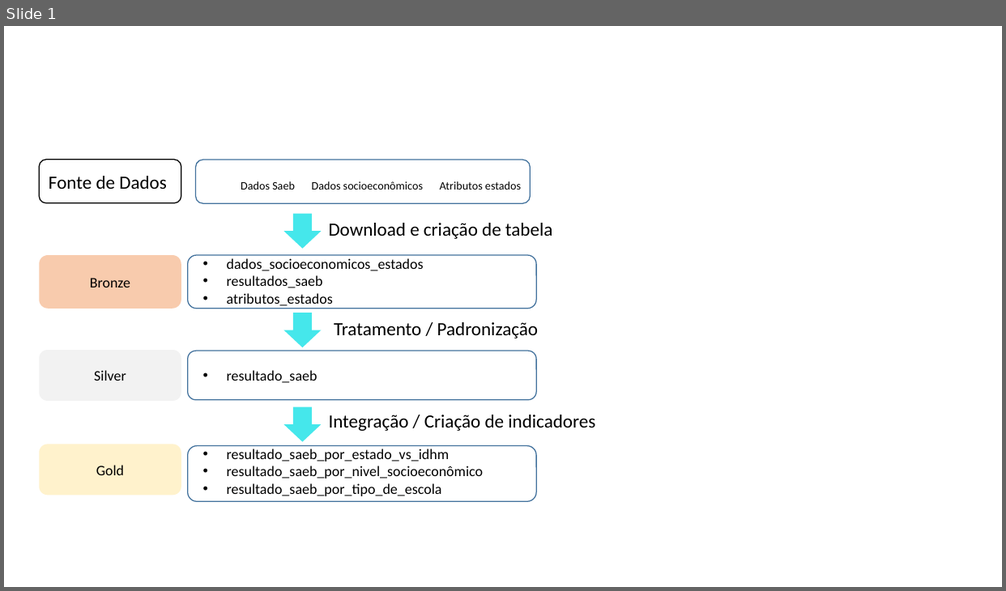
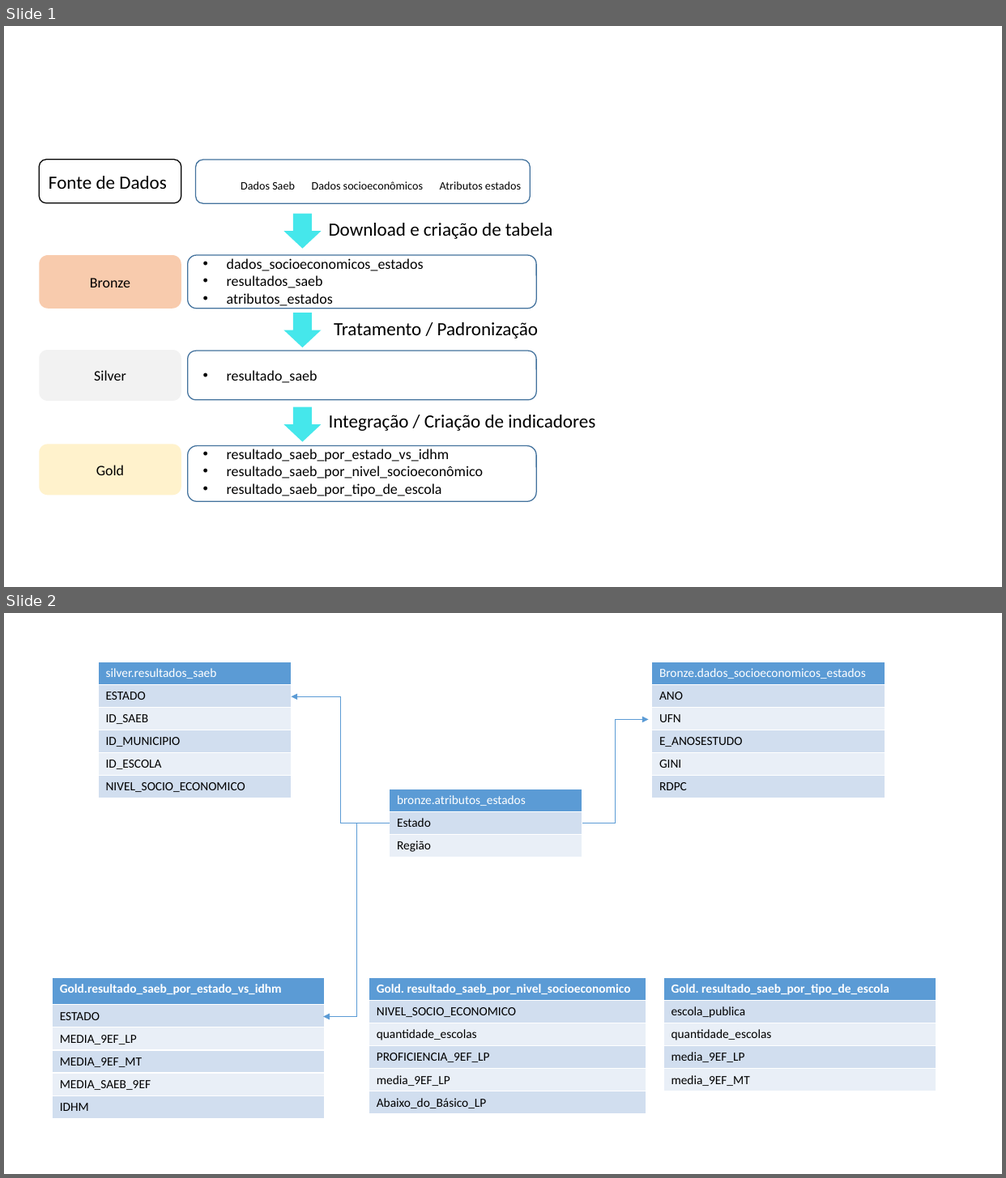
Before and after one commit to lfcv10/poc-puc-mvp-eng-dados, a slide deck: images/Esquemas.pptx. Shown one above the other, each under a label of ours: slide 1 before the commit, slides 1 and 2 after it. The pictures are 1006x591 and 1006x1178 pixels, drawn with LibreOffice and Linux fonts; fonts in the diff are those of the drawing. Boxes give left, top, right and bottom in pixels: in the first picture for what was removed or moved away, otherwise in the second. Text is boxed around its words. In the diff, an @@ line names an element or a change of style, - is before the commit and + after.

```diff
--- a/images/Esquemas.pptx
+++ b/images/Esquemas.pptx
@@ slide 2 added at (4, 613, 1002, 1174), background #FFFFFF @@
@@ table added at (98, 662, 292, 796), 6 rows, 1 columns @@
+silver.resultados_saeb
+ESTADO
+ID_SAEB
+ID_MUNICIPIO
+ID_ESCOLA
+NIVEL_SOCIO_ECONOMICO
@@ table added at (652, 662, 886, 796), 6 rows, 1 columns @@
+Bronze.dados_socioeconomicos_estados
+ANO
+UFN
+E_ANOSESTUDO
+GINI
+RDPC
@@ elbow arrow added from (390, 823) to (292, 697), #5B9BD5 0.5 pt @@
@@ elbow arrow added from (582, 823) to (649, 719), #5B9BD5 0.5 pt @@
@@ table added at (390, 789, 582, 856), 3 rows, 1 columns @@
+bronze.atributos_estados
+Estado
+Região
@@ elbow arrow added from (390, 823) to (324, 1016), #5B9BD5 0.5 pt @@
@@ table added at (53, 978, 325, 1118), 6 rows, 1 columns @@
+Gold.resultado_saeb_por_estado_vs_idhm
+ESTADO
+MEDIA_9EF_LP
+MEDIA_9EF_MT
+MEDIA_SAEB_9EF
+IDHM
@@ table added at (369, 978, 646, 1113), 6 rows, 1 columns @@
+Gold. resultado_saeb_por_nivel_socioeconomico
+NIVEL_SOCIO_ECONOMICO
+quantidade_escolas
+PROFICIENCIA_9EF_LP
+media_9EF_LP
+Abaixo_do_Básico_LP
@@ table added at (663, 978, 936, 1091), 5 rows, 1 columns @@
+Gold. resultado_saeb_por_tipo_de_escola
+escola_publica
+quantidade_escolas
+media_9EF_LP
+media_9EF_MT
```
Also in this commit, not shown: 5 other files.
